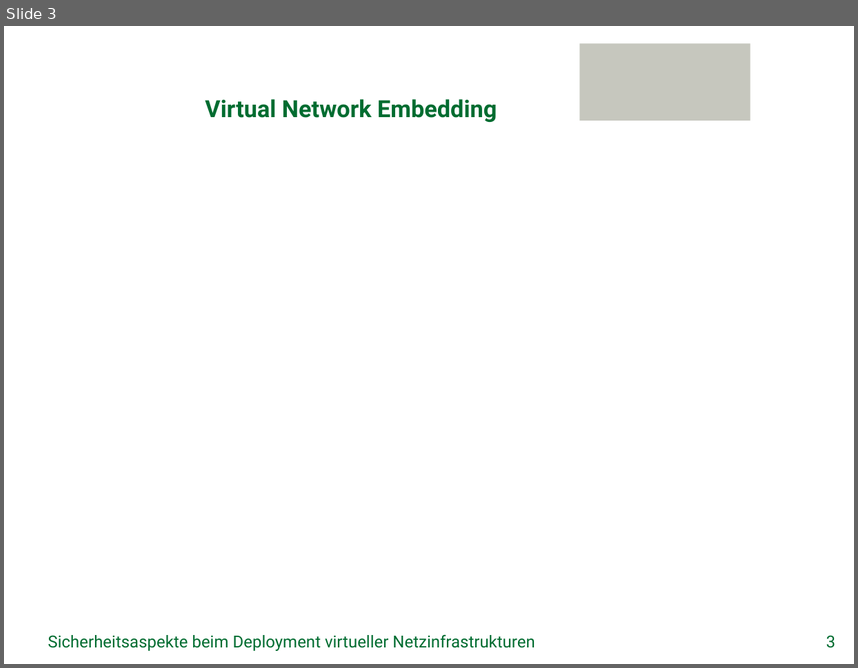
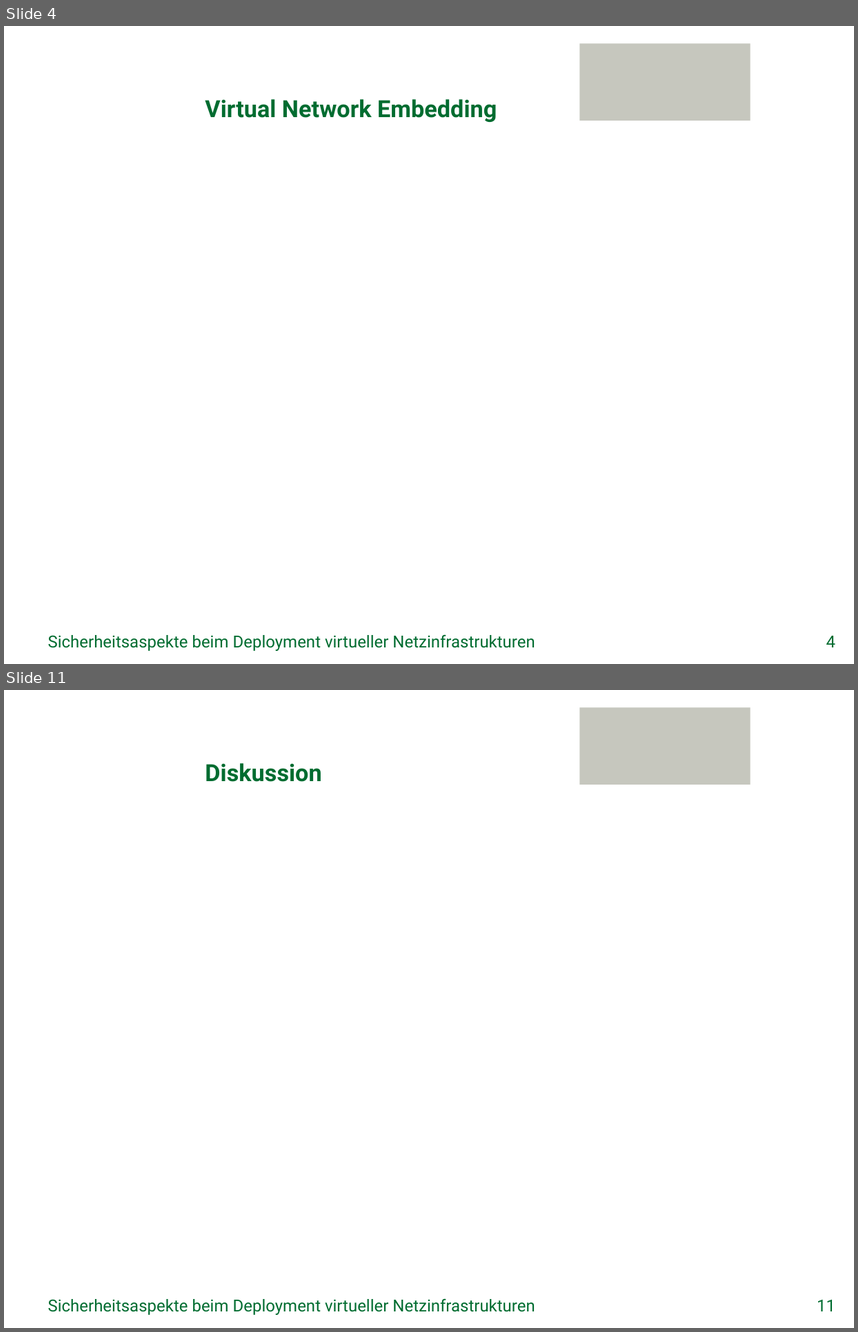
Before and after one commit to GeGroe/timvs, a slide deck: Referat/PowerPoint/TimvS_SVNE.pptx. Shown one above the other, each under a label of ours: slide 3 before the commit, slides 4 and 11 after it; the slides between them are not shown. The pictures are 858x668 and 858x1332 pixels, drawn with LibreOffice and Linux fonts; fonts in the diff are those of the drawing; background and template pictures are left out. Boxes give left, top, right and bottom in pixels: in the first picture for what was removed or moved away, otherwise in the second. Text is boxed around its words. In the diff, an @@ line names an element or a change of style, - is before the commit and + after.

```diff
--- a/Referat/PowerPoint/TimvS_SVNE.pptx
+++ b/Referat/PowerPoint/TimvS_SVNE.pptx
@@ slide 11 added at [4, 690, 854, 1328], background picture (left out); not listed: 1 template element that a slide beside it also shows @@
@@ title added at [205, 763, 321, 782], 20 pt, text #006C30, bold @@
+Diskussion
@@ text added at [48, 1298, 535, 1314], 14 pt, text #006C30 @@
+Sicherheitsaspekte beim Deployment virtueller Netzinfrastrukturen
@@ page number added at [817, 1299, 835, 1311], 14 pt, text #006C30 @@
+11
@@ what was slide 3 is now slide 4 @@
@@ page number at [826, 635, 835, 647]: text changed @@
-3
+4
```
Also in this commit, not shown: 4 slides changed, 4 other slides added, 4 other files.
